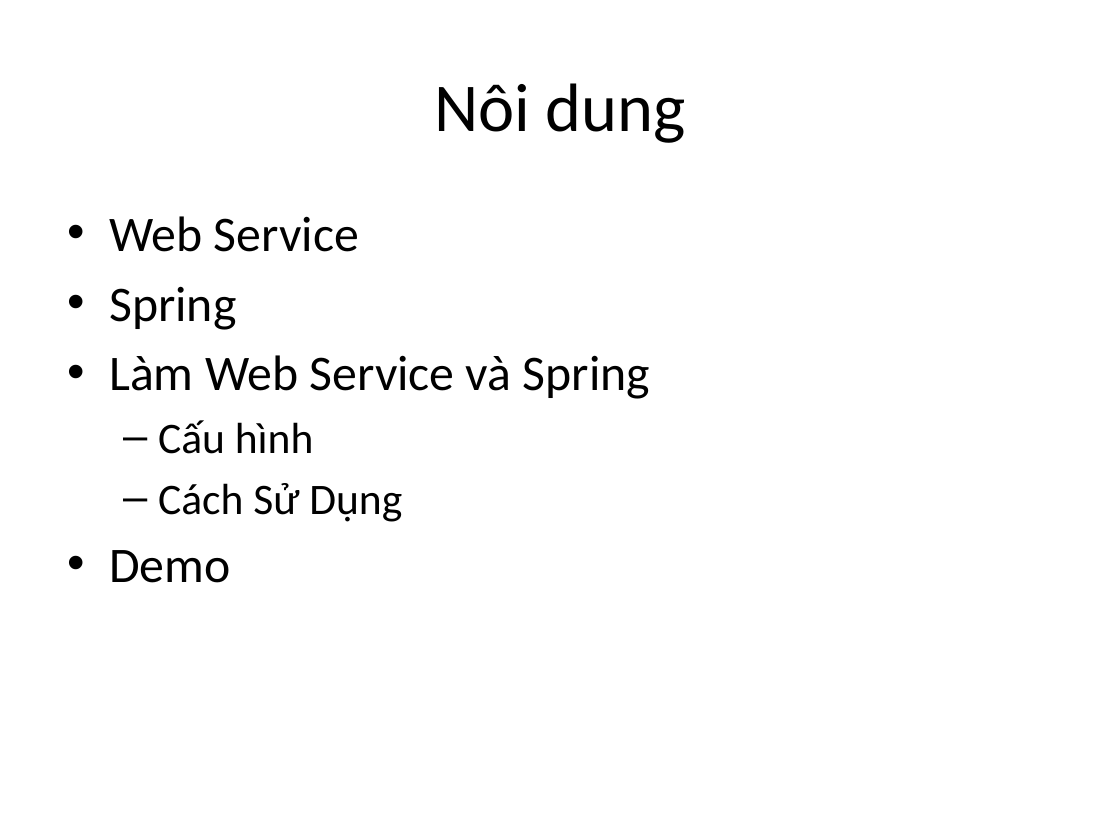
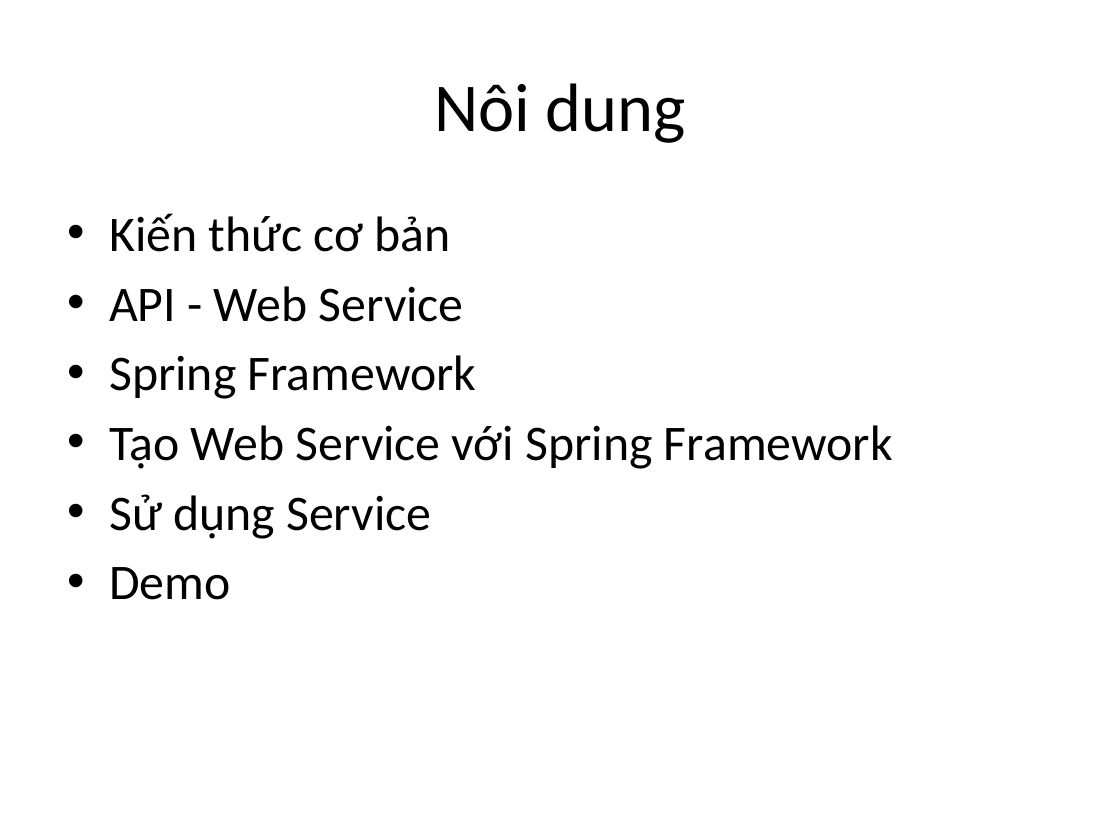
Before and after one commit to phithanh97cs/T3H, a slide deck: slide 3 of Other/Free/Làm web thật đơn giản với Web Service và Spring.pptx (slide 2 before the commit). Drawn at 1120x840 pixels with LibreOffice and Linux fonts; fonts in the diff are those of the drawing. Boxes give left, top, right and bottom in pixels: in the first picture for what was removed or moved away, otherwise in the second. Text is boxed around its words. In the diff, an @@ line names an element or a change of style, - is before the commit and + after.

```diff
--- a/Other/Free/Làm web thật đơn giản với Web Service và Spring.pptx
+++ b/Other/Free/Làm web thật đơn giản với Web Service và Spring.pptx
@@ text at bbox=[109, 213, 893, 539]: text changed @@
-• Web Service
-• Spring
-• Làm Web Service và Spring
-  – Cấu hình
-  – Cách Sử Dụng
+• Kiến thức cơ bản
+• API - Web Service
+• Spring Framework
+• Tạo Web Service với Spring Framework
+• Sử dụng Service
```
Also in this commit, not shown: 6 other slides changed, 14 slides added, 3 slides removed, 2 other files.
